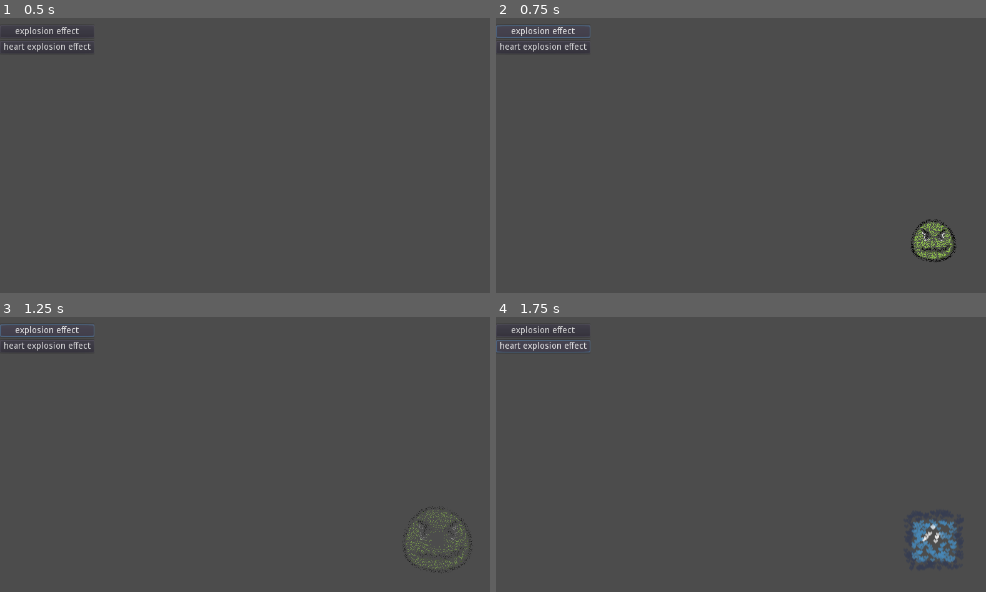
Above: before the commit, frames 1-4 (two rows, left to right).
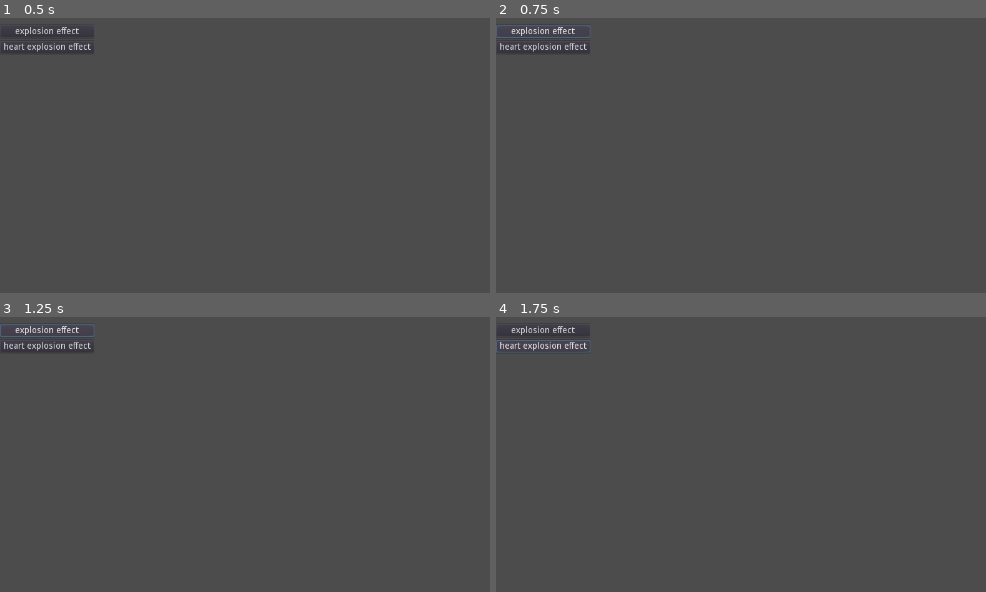
Above: after the commit, the same moments.

Repository: jttuboi/godot_projects_for_studies
Game: Godot game, scene res://World.tscn
The game is run twice, just before and just after one commit, with the same random seed, the same clock (stepped at 60 frames per second) and the same inputs. The engine's default icon, where the game draws it, is replaced by a stand-in: a white triangle on a blue panel in a dark square.
Inputs:
- Up to frame 1 (0.5 s): no input
- Up to frame 2 (0.75 s): click "explosion effect" at 0.5 s
- Up to frame 3 (1.25 s): no input
- Up to frame 4 (1.75 s): click "heart explosion effect" at 1.25 s

Frame 1 is identical in both runs. In frame 2, 0.6% of the frame differs, in the area x 84-94%, y 73-89%; in frame 3, 0.4%; in frame 4, 0.9%, in the area x 84-95%, y 73-90%.
Error after the commit: Parse Error: Can't preload resource at path: res://explosion_effect/particles.tscn (res://World.gd:8)

Commit message:
update explosion effect

Diff:
--- a/playground/explosion_effect/particles.tscn
+++ b/playground/explosion_effect/particles.tscn
@@ -1,6 +1,6 @@
 [gd_scene load_steps=6 format=2]
 
-[ext_resource path="res://explosion_effect/pixel.png" type="Texture" id=1]
+[ext_resource path="res://shared/pixel.png" type="Texture" id=1]
 [ext_resource path="res://explosion_effect/particles.shader" type="Shader" id=2]
 [ext_resource path="res://shared/dummy.png" type="Texture" id=3]
 [ext_resource path="res://explosion_effect/particles.gd" type="Script" id=4]
Binary file removed: playground/explosion_effect/pixel.png
Not shown, removed: playground/explosion_effect/pixel.png.import
